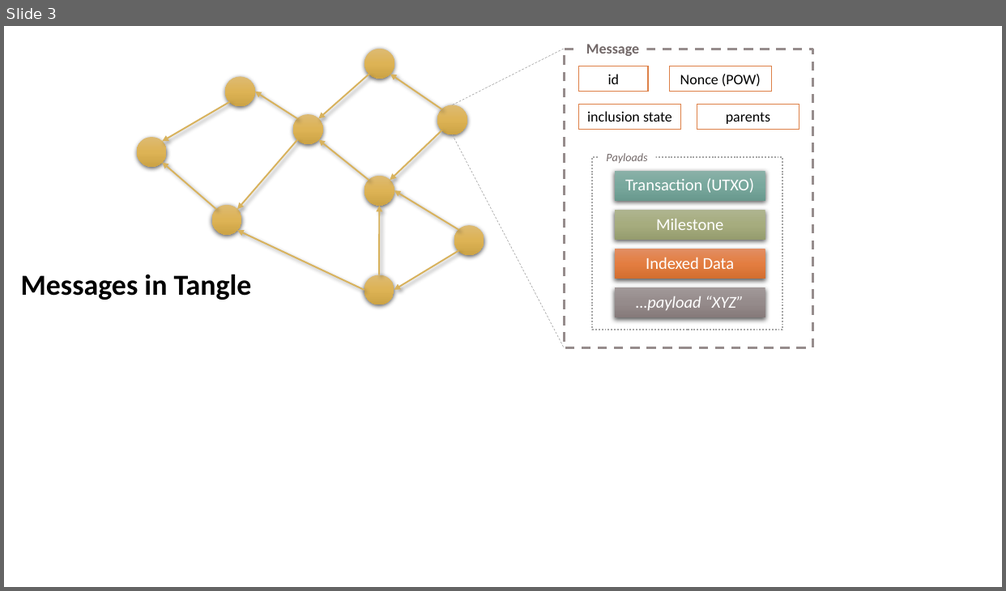
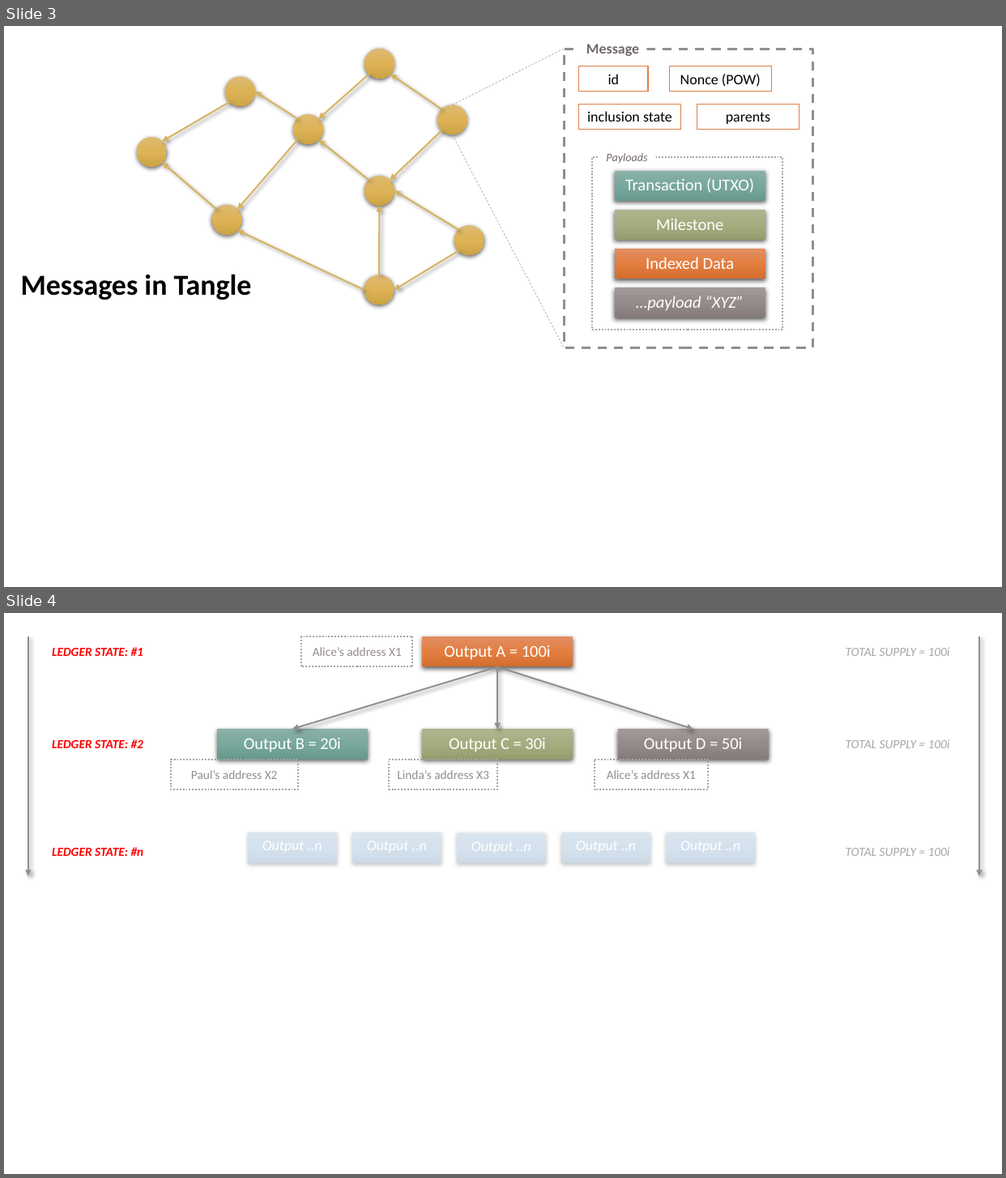
Before and after one commit to iotaledger/iota.rs, a slide deck: docs/charts.pptx. Shown one above the other, each under a label of ours: slide 3 before the commit, slides 3 and 4 after it. The pictures are 1006x591 and 1006x1178 pixels, drawn with LibreOffice and Linux fonts; fonts in the diff are those of the drawing. Boxes give left, top, right and bottom in pixels: in the first picture for what was removed or moved away, otherwise in the second. Text is boxed around its words. In the diff, an @@ line names an element or a change of style, - is before the commit and + after.

```diff
--- a/docs/charts.pptx
+++ b/docs/charts.pptx
@@ slide 4 added at box(4, 613, 1002, 1174), background #FFFFFF @@
@@ arrow added from (28, 637) to (28, 876), #968C8C 1.5 pt @@
@@ text added at box(52, 647, 143, 656), 12 pt, text #FF0000, bold, italic @@
+LEDGER STATE: #1
@@ rectangle added at box(302, 637, 413, 667), outline #A6A6A6 1.5 pt dashed, 12 pt, text #968C8C @@
+Alice’s address X1
@@ rectangle added at box(423, 637, 573, 667), fill gradient #E28F63 to #E47E40 to #D46E30, 16 pt, text #FFFFFF @@
+Output A = 100i
@@ text added at box(846, 648, 950, 656), 12 pt, text #A6A6A6, italic @@
+TOTAL SUPPLY = 100i
@@ arrow added from (979, 637) to (979, 876), #968C8C 1.5 pt @@
@@ arrow added from (497, 667) to (292, 729), #968C8C 1.5 pt @@
@@ arrow added from (497, 667) to (497, 729), #968C8C 1.5 pt @@
@@ arrow added from (497, 667) to (693, 729), #968C8C 1.5 pt @@
@@ rectangle added at box(216, 729, 367, 759), fill gradient #8AB1A8 to #79A99E to #69998E, 16 pt, text #FFFFFF @@
+Output B = 20i
@@ rectangle added at box(423, 729, 573, 759), fill gradient #AFB490 to #A6AD7F to #969C6E, 16 pt, text #FFFFFF @@
+Output C = 30i
@@ rectangle added at box(618, 729, 769, 759), fill gradient #A29999 to #968C8C to #867B7B, 16 pt, text #FFFFFF @@
+Output D = 50i
@@ text added at box(52, 739, 143, 748), 12 pt, text #FF0000, bold, italic @@
+LEDGER STATE: #2
@@ text added at box(846, 740, 950, 748), 12 pt, text #A6A6A6, italic @@
+TOTAL SUPPLY = 100i
@@ rectangle added at box(171, 760, 298, 790), outline #A6A6A6 1.5 pt dashed, 12 pt, text #968C8C @@
+Paul’s address X2
@@ rectangle added at box(390, 760, 498, 790), outline #A6A6A6 1.5 pt dashed, 12 pt, text #968C8C @@
+Linda’s address X3
@@ rectangle added at box(594, 760, 709, 790), outline #A6A6A6 1.5 pt dashed, 12 pt, text #968C8C @@
+Alice’s address X1
@@ rectangle added at box(216, 817, 786, 885), fill #FFFFFF at 61% opacity @@
@@ text added at box(52, 847, 144, 856), 12 pt, text #FF0000, bold, italic @@
+LEDGER STATE: #n
@@ rectangle added at box(248, 833, 337, 863), fill gradient #A1BFD8 to #91B6D5 to #7DA2C1, 14 pt, text #FFFFFF, italic @@
+Output ..n
@@ rectangle added at box(352, 833, 441, 863), fill gradient #A1BFD8 to #91B6D5 to #7DA2C1, 14 pt, text #FFFFFF, italic @@
+Output ..n
@@ rectangle added at box(457, 833, 546, 863), fill gradient #A1BFD8 to #91B6D5 to #7DA2C1 @@
@@ rectangle added at box(562, 833, 651, 863), fill gradient #A1BFD8 to #91B6D5 to #7DA2C1, 14 pt, text #FFFFFF, italic @@
+Output ..n
@@ rectangle added at box(666, 833, 755, 863), fill gradient #A1BFD8 to #91B6D5 to #7DA2C1, 14 pt, text #FFFFFF, italic @@
+Output ..n
@@ text added at box(846, 848, 950, 856), 12 pt, text #A6A6A6, italic @@
+TOTAL SUPPLY = 100i
```
Also in this commit, not shown: 2 other files.
